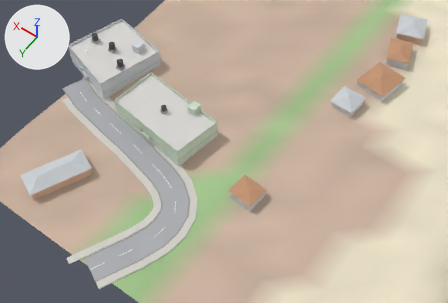
The glTF model city/hi/t_-1_-3.glb as it was, and as the next commit left it.
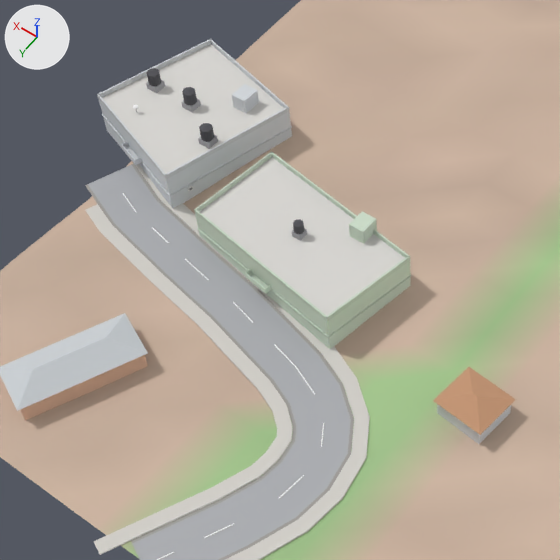
Old and new are each drawn whole from a camera (50 mm lens) standing at (-124.1, -468.7, 162.7) and looking at (-50.9, -571.1, 1.8) and again close up on the part from 5% to 64% of the width and 0% to 88% of the height. Arrows for +X, +Y and +Z are at upper left; the lights stay in place. The older version's two pictures come first. Vertices at exactly the same position are counted once.

Names of what the first close-up shows: 'Buildings-col', 'Details', 'Roads-col', 'Sidewalks-col', 'Terrain-col'.
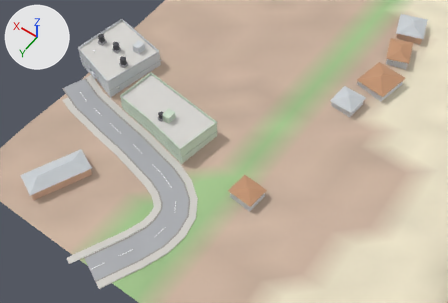
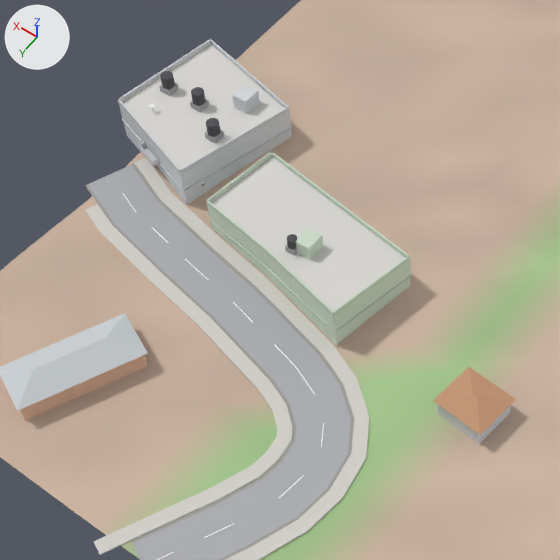
Diff of the bpy script that builds the scene:
```diff
--- a/city/hi/t_-1_-3.glb.py
+++ b/city/hi/t_-1_-3.glb.py
@@ me_buildings_col @@
 # verts and faces of me_buildings_col; kept vertices keep their numbers, new ones are numbered from 100
-me_buildings_col.from_pydata(...)  # 100 vertices, 116 faces; spans x -87.3..9.7, y -658.8..-517.5, z 8.1..19.4
+me_buildings_col.from_pydata(...)  # 108 vertices, 128 faces; spans x -87.3..6.2, y -658.8..-517.5, z 8.1..19.4
+# me_buildings_col part 1: the loose piece of 8 vertices spanning x -50.1..-18.3, y -573.4..-552.5, z 10.4..17.5 is rebuilt with 16 vertices and now spans x -50.1..-18.6, y -573.4..-553.6, z 10.5..17.6
+# me_buildings_col part 2
+verts[8] = (-12.6, -560.7, 12.3)  # moved
+verts[11] = (-12.6, -560.7, 19.4)  # moved, pixel (180, 174)
+verts[14] = (6.2, -566.9, 12.3)  # moved, pixel (126, 135)
+verts[15] = (6.2, -566.9, 19.4)  # moved, pixel (118, 103)
 me_buildings_col.materials.append(mat_wall)
@@ me_details @@
-me_details.from_pydata(...)  # 413 vertices, 646 faces; spans x -80.1..9.8, y -658.2..-534.2, z 10.7..22.8
+me_details.from_pydata(...)  # 431 vertices, 658 faces; spans x -80.1..6.3, y -658.2..-534.2, z 10.7..22.9
+# me_details part 3: the loose piece of 8 vertices spanning x -47.3..-18.3, y -557.5..-552.5, z 17.5..18.4 is scaled about its middle by (0.457, 0.471, 1), then moved by (7.5, -3.6, 0.1)
+# me_details part 4: the loose piece of 8 vertices spanning x -11.5..9.7, y -566.1..-558.7, z 19.4..20.2 is scaled about its middle by (0.669, 0.47, 1), then moved by (-38.0, 6.6, -1.8)
+# me_details part 5: the loose piece of 8 vertices spanning x -34.7..-33.1, y -563.7..-562.1, z 17.5..18.6 is moved by (-1.1, 2.8, 0.1)
+# me_details part 6: the loose piece of 21 vertices spanning x -34.7..-33.1, y -563.7..-562.2, z 18.6..20.4 is moved by (-1.1, 2.8, 0.1)
+# me_details part 7: the loose piece of 8 vertices spanning x -42.6..-40.0, y -570.3..-567.1, z 17.5..20.1 is moved by (4.4, 7.2, 0.1)
+# me_details part 8: the loose piece of 8 vertices spanning x -4.8..-2.7, y -574.1..-572.1, z 19.4..20.5 is moved by (-1.2, -0.8, 0.0)
+# me_details part 9: the loose piece of 21 vertices spanning x -4.8..-2.7, y -574.1..-572.1, z 20.5..22.8 is moved by (-1.2, -0.8, 0.0)
+# me_details part 10: the loose piece of 8 vertices spanning x 2.8..4.9, y -574.1..-572.1, z 19.4..20.5 is moved by (-2.2, -0.8, 0.0)
+# me_details part 11: the loose piece of 21 vertices spanning x 2.8..4.9, y -574.1..-572.1, z 20.5..22.8 is moved by (-2.2, -0.8, 0.0)
+# me_details part 12: the loose piece of 8 vertices spanning x -12.4..-10.3, y -569.6..-567.5, z 19.4..20.5 is moved by (-0.1, -1.4, 0.0)
+# me_details part 13: the loose piece of 21 vertices spanning x -12.4..-10.3, y -569.5..-567.5, z 20.5..22.8 is moved by (-0.1, -1.4, 0.0)
+# me_details part 14: the loose piece of 24 vertices spanning x -3.0..1.6, y -563.0..-560.5, z 15.7..16.9 is moved by (-2.3, -1.5, 0.0)
+# me_details part 15: a new loose piece of 14 vertices spanning x -45.9..-18.6, y -559.6..-553.9, z 14.0..14.2, in mat_props
+# me_details part 16: the loose piece of 24 vertices spanning x -35.0..-30.4, y -555.2..-553.4, z 13.9..15.0 is deleted
+# me_details part 17: 23 vertices moved from x -47.3..9.8, y -565.9..-552.5, z 14.0..20.2 to x -47.5..6.3, y -566.9..-554.0, z 14.0..20.3; 22 vertices removed from x -50.2..9.7, y -586.5..-552.4, z 14.0..20.2; 50 vertices added at x -50.2..6.2, y -586.5..-553.5, z 14.0..20.3
+# other edits to the shape of me_details do not show in these pictures
 me_details.materials.append(mat_props)
```

Location of each change, [x1, y1, x2, y2] in pixels of the close-ups (560 x 560 px; the box of a moved part takes in the faces that stretch with it):
'Details', reshaped (7% narrower): before [97, 39, 411, 337]; after [118, 39, 411, 331]
part 1 of me_buildings_col, rebuilt: before [195, 157, 411, 349]; after [207, 157, 411, 346]
part 2 of me_buildings_col, moved or reshaped: before [99, 44, 292, 208]; after [119, 44, 292, 205]
part 3 of me_details, moved or reshaped: before [194, 209, 327, 321]; after [206, 200, 266, 252]
part 4 of me_details, moved or reshaped: before [97, 94, 166, 179]; after [264, 248, 327, 310]
part 5 of me_details, moved or reshaped: before [292, 228, 307, 241]; after [285, 245, 297, 256]
part 6 of me_details, moved or reshaped: before [293, 219, 304, 234]; after [287, 234, 297, 249]
part 7 of me_details, moved or reshaped: before [349, 211, 377, 244]; after [295, 228, 323, 260]
part 8 of me_details, moved or reshaped: before [181, 99, 201, 112]; after [190, 99, 209, 113]
part 9 of me_details, moved or reshaped: before [182, 87, 197, 105]; after [191, 87, 206, 106]
part 10 of me_details, moved or reshaped: before [146, 80, 165, 93]; after [159, 82, 179, 96]
part 11 of me_details, moved or reshaped: before [146, 68, 161, 86]; after [160, 71, 175, 89]
part 12 of me_details, moved or reshaped: before [198, 135, 218, 149]; after [205, 130, 224, 144]
part 13 of me_details, moved or reshaped: before [199, 123, 214, 142]; after [206, 118, 221, 137]
part 14 of me_details, moved or reshaped: before [121, 141, 142, 165]; after [138, 142, 159, 166]
part 15 of me_details, added: after [209, 220, 328, 326]
part 16 of me_details, deleted: before [245, 269, 271, 294]
part 17 of me_details, moved or reshaped: before [98, 39, 411, 337]; after [118, 39, 411, 331]
